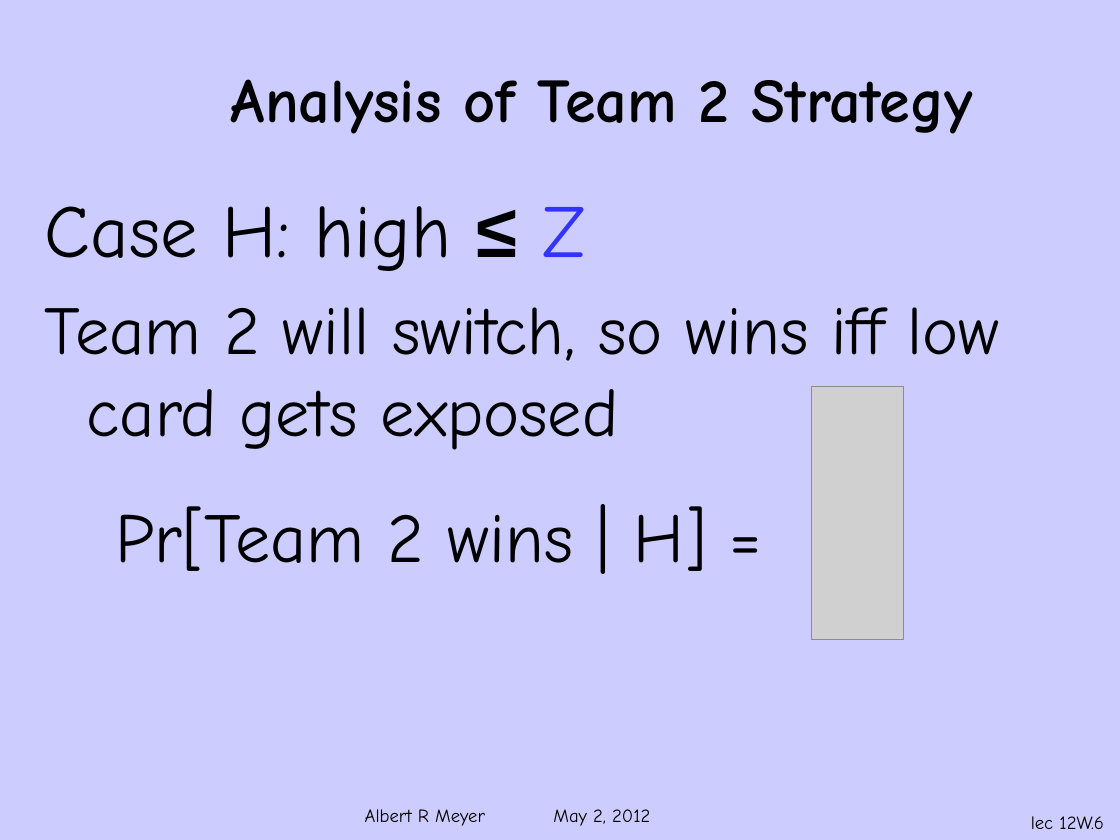
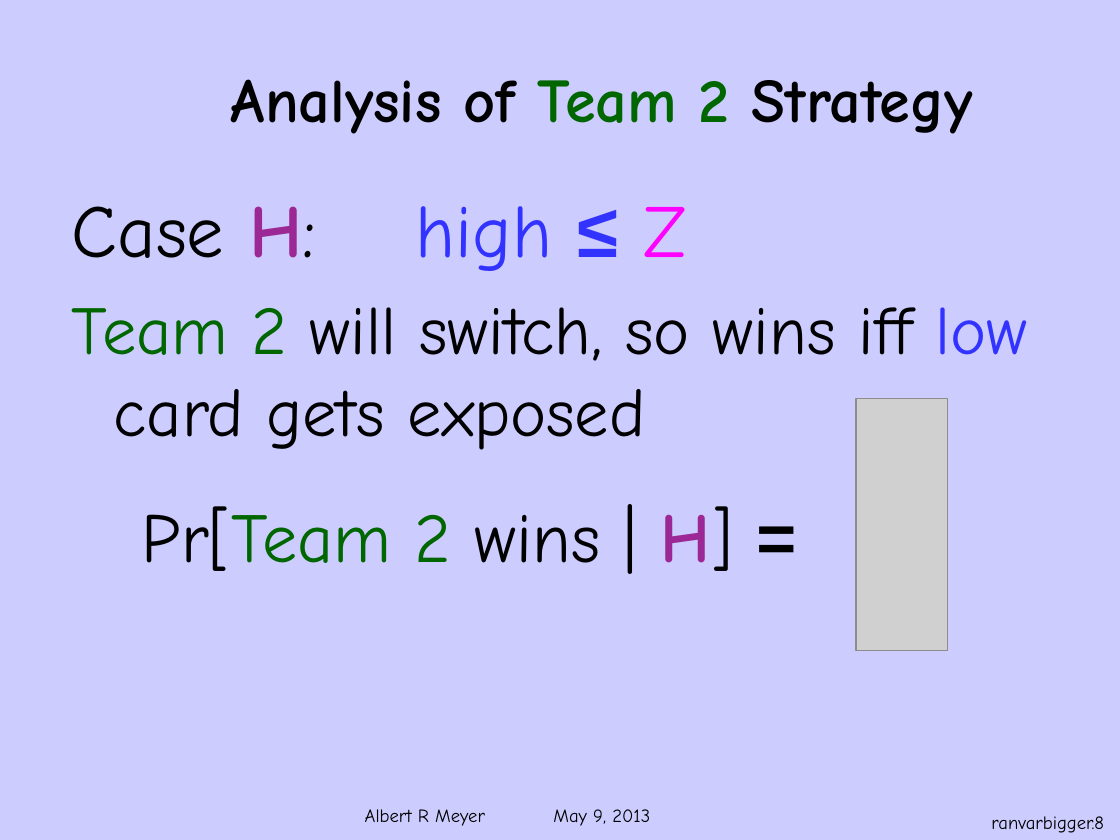
Before and after one commit to armeyer/mcs_web, a slide deck: slide 8 of spring13/slides13/ranvar-bigger-number.pptx (slide 6 before the commit). Drawn at 1120x840 pixels with LibreOffice and Linux fonts; fonts in the diff are those of the drawing; grey boxes stand for pictures; background and template pictures are left out. Boxes give left, top, right and bottom in pixels: in the first picture for what was removed or moved away, otherwise in the second. Text is boxed around its words. In the diff, an @@ line names an element or a change of style, - is before the commit and + after.

```diff
--- a/spring13/slides13/ranvar-bigger-number.pptx
+++ b/spring13/slides13/ranvar-bigger-number.pptx
@@ title "Analysis of Team 2 Strategy" at [231, 79, 973, 134]: text colour #000000 to #006600 in "Team 2" @@
@@ text "Case H: high ≤ Z": place and size @@
-text "Case H: high ≤ Z" at [45, 206, 1000, 571]
+text "Case H: high ≤ Z" at [72, 206, 1028, 571]
@@ text "Case H: high ≤ Z" at [72, 206, 1028, 571]: text colour #000000 to #9B2894 in "H:", "H]"; text colour #000000 to #3333FF in "high ≤", "low"; text colour #3333FF to #FF00FF in "Z"; bold on in "H:", "H] ="; text colour #000000 to #006600 in "Team 2", "Pr[Team 2"; size 45 to 44 pt, font Comic Neue to Arial in "=" @@
@@ picture: place and size @@
-picture at [811, 386, 903, 640]
+picture at [856, 398, 948, 651]
@@ text at [365, 809, 650, 826]: text changed @@
-Albert R Meyer May 2, 2012
+Albert R Meyer May 9, 2013
@@ page number at [991, 816, 1104, 833]: text changed @@
-lec 12W.6
+ranvarbigger.8
```
Also in this commit, not shown: 12 other slides changed, 5 slides added, 1 other file.
